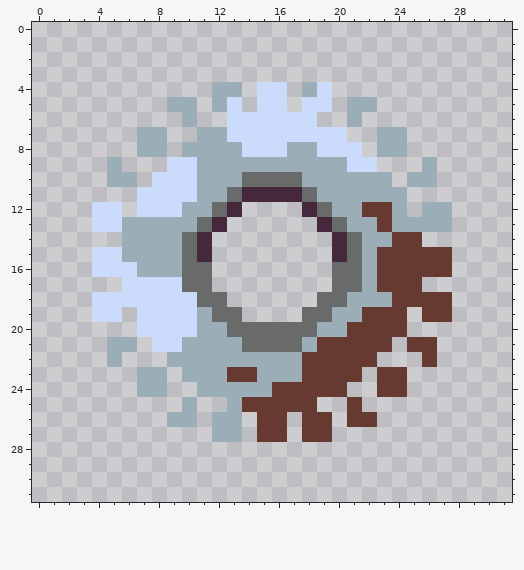
One commit to this pixel-art sprite: jackseptijam/assets/2d/textures/Elements/metalElement.png. The first picture shows the starting point.
The file is 32x32 pixels.
Once edited:
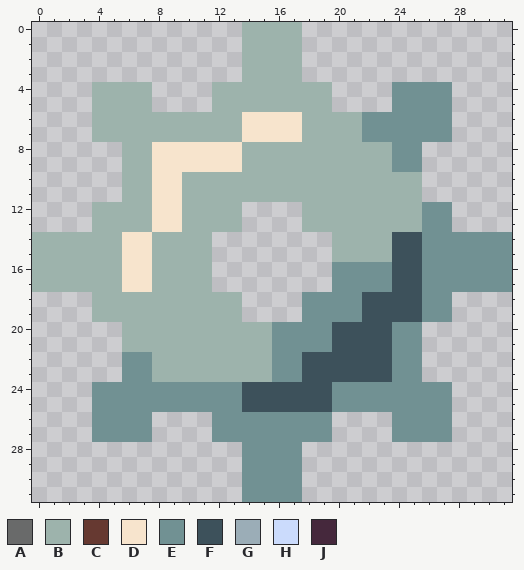
Palette (. is transparent): A #696a6a  B #9db3ac  C #663931  D #f7e4cd  E #719193  F #3d515b  G #9badb7  H #cbdbfc  J #45283c
Diff:
Changed rows in their new state; - is an unchanged pixel.
first column x 0:
 0 --------------BBBB--------------
 1 --------------BBBB--------------
 2 --------------BBBB--------------
 3 --------------BBBB--------------
 4 ----BBBB----BBBBBBBB----EEEE----
 5 ----BBBB-..-BBBBBBBB-..-EEEE----
 6 ----BBBBBBBBBBDDDDBBBBEEEEEE----
 7 ----BBBBBBBBBBDDDDBBBBEEEEEE----
 8 ------BBDDDDDDBBBBBBBBBBEE------
 9 -----.BBDDDDDDBBBBBBBBBBEE.-----
10 -----.BBDDBBBBBBBBBBBBBBBB.-----
11 ------BBDDBBBBBBBBBBBBBBBB------
12 ----BBBBDDBBBB----BBBBBBBBEE----
13 ----BBBBDDBBBB----BBBBBBBBEE----
14 BBBBBBDDBBBB--------BBBBFFEEEEEE
15 BBBBBBDDBBBB--------BBBBFFEEEEEE
16 BBBBBBDDBBBB--------EEEEFFEEEEEE
17 BBBBBBDDBBBB--------EEEEFFEEEEEE
18 ----BBBBBBBBBB----EEEEFFFFEE----
19 ----BBBBBBBBBB----EEEEFFFFEE----
20 ------BBBBBBBBBBEEEEFFFFEE------
21 -----.BBBBBBBBBBEEEEFFFFEE.-----
22 -----.EEBBBBBBBBEEFFFFFFEE.-----
23 ------EEBBBBBBBBEEFFFFFFEE------
24 ----EEEEEEEEEEFFFFFFEEEEEEEE----
25 ----EEEEEEEEEEFFFFFFEEEEEEEE----
26 ----EEEE-..-EEEEEEEE-..-EEEE----
27 ----EEEE----EEEEEEEE----EEEE----
28 --------------EEEE--------------
29 --------------EEEE--------------
30 --------------EEEE--------------
31 --------------EEEE--------------
Where, in picture pixels (left, top, right, bottom), the same in both pictures:
changed: (32, 22, 512, 502)
